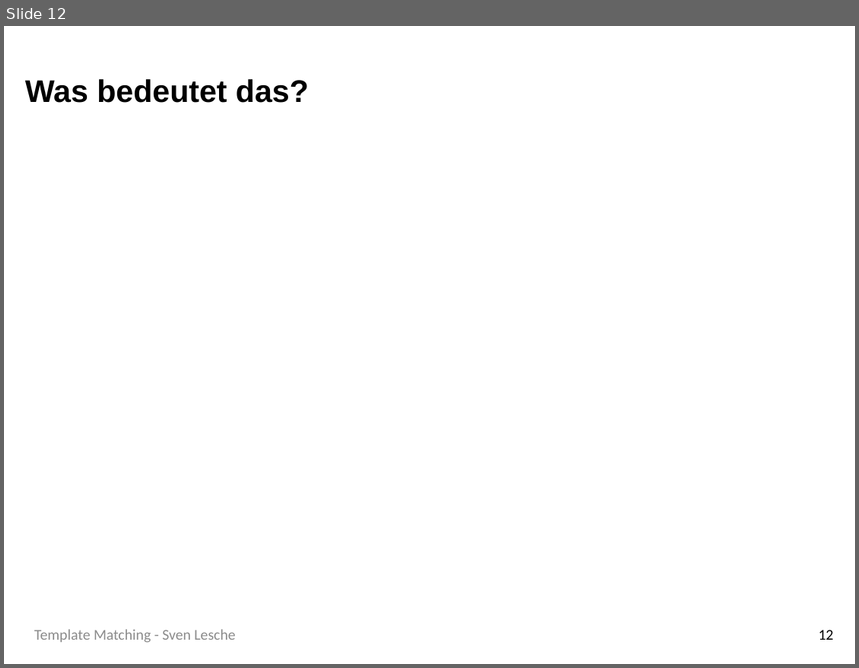
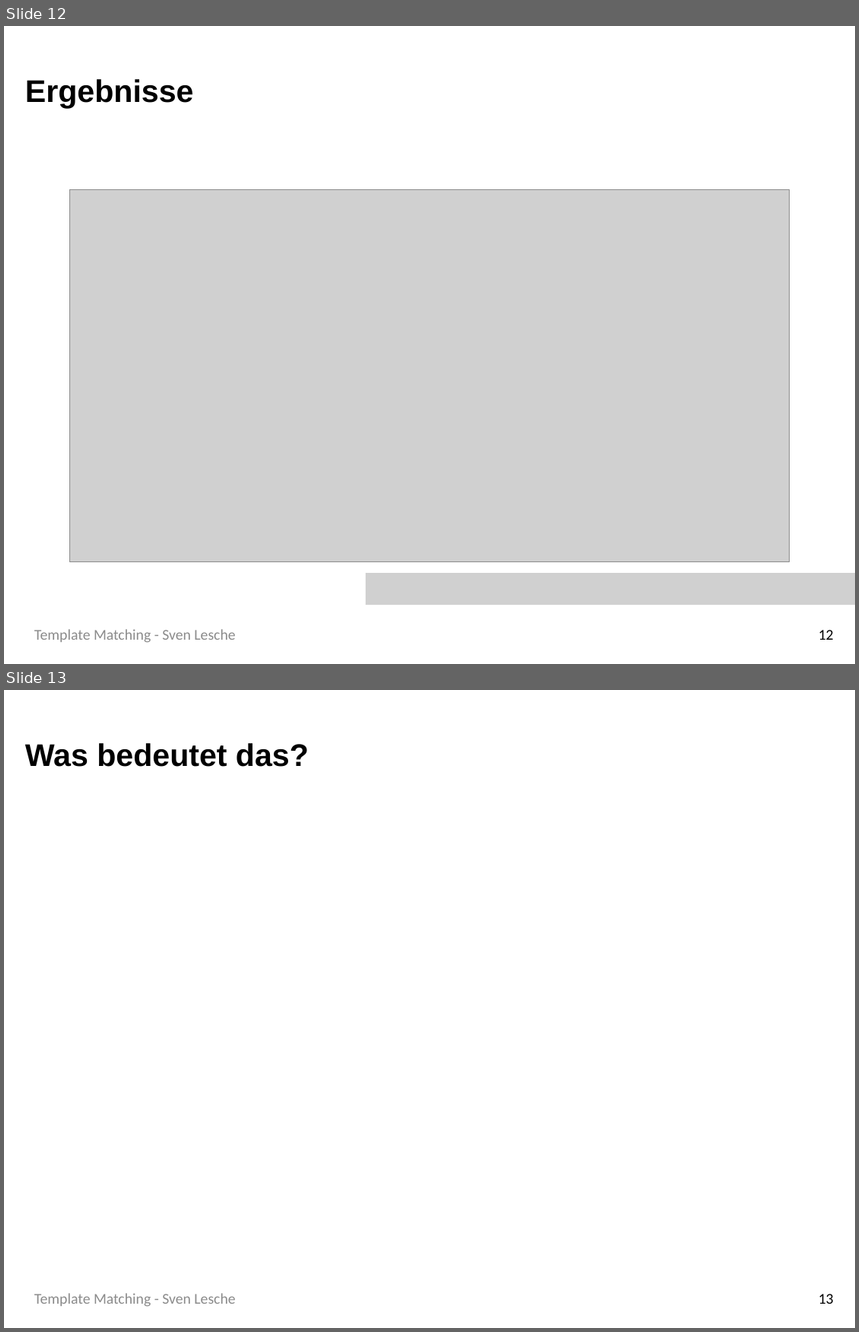
Before and after one commit to SLesche/levy-intelligence, a slide deck: presentations/levy_presentation.pptx. Shown one above the other, each under a label of ours: slide 12 before the commit, slides 12 and 13 after it. The pictures are 859x668 and 859x1332 pixels, drawn with LibreOffice and Linux fonts; fonts in the diff are those of the drawing; grey boxes stand for pictures; background and template pictures are left out. Boxes give left, top, right and bottom in pixels: in the first picture for what was removed or moved away, otherwise in the second. Text is boxed around its words. In the diff, an @@ line names an element or a change of style, - is before the commit and + after.

```diff
--- a/presentations/levy_presentation.pptx
+++ b/presentations/levy_presentation.pptx
@@ slide 12 added at (4,26,855,664), background #FFFFFF @@
@@ title added at (25,79,194,108), 25 pt, text #000000, bold @@
+Ergebnisse
@@ picture added at (70,190,791,562) @@
@@ picture added at (366,574,855,605) @@
@@ text added at (34,629,235,643), 12 pt, text #8C8C8C @@
+Template Matching - Sven Lesche
@@ page number added at (819,630,834,640), 12 pt, text #000000 @@
+12
@@ what was slide 12 is now slide 13 @@
@@ page number at (819,1294,834,1304): text changed @@
-12
+13
```
Also in this commit, not shown: 2 slides changed, 5 other files.
